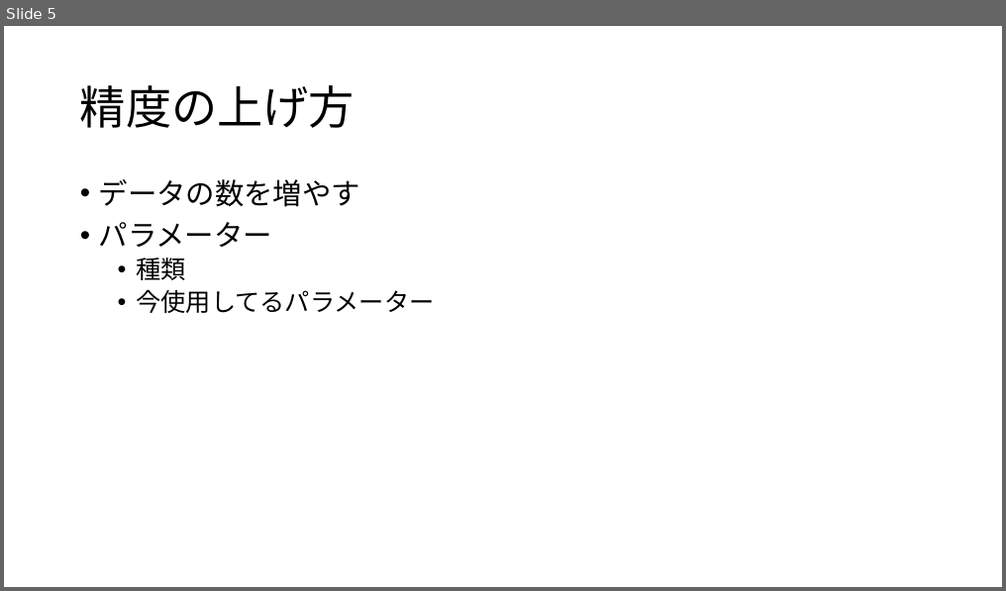
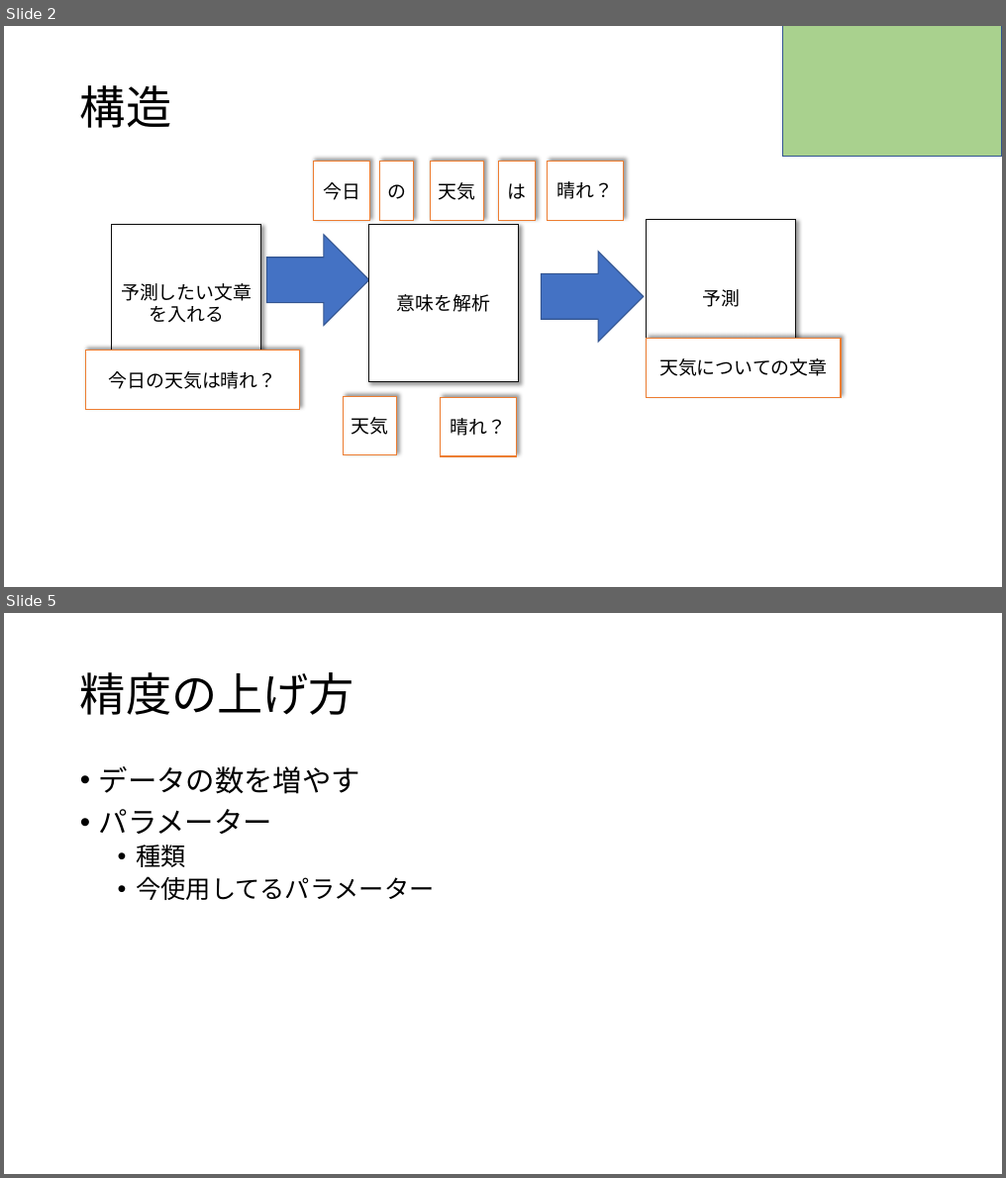
Before and after one commit to RikiishiSuzunosuke/AIspeaker_yosie, a slide deck: presentation/fasttext.pptx. Shown one above the other, each under a label of ours: slide 5 before the commit, slides 2 and 5 after it; the slides between them are not shown. The pictures are 1006x591 and 1006x1178 pixels, drawn with LibreOffice and Linux fonts; fonts in the diff are those of the drawing. Boxes give left, top, right and bottom in pixels: in the first picture for what was removed or moved away, otherwise in the second. Text is boxed around its words. In the diff, an @@ line names an element or a change of style, - is before the commit and + after.

```diff
--- a/presentation/fasttext.pptx
+++ b/presentation/fasttext.pptx
@@ slide 2 added at (4,26,1002,587), background #FFFFFF @@
@@ rectangle added at (782,26,1002,157), fill #A9D18E, outline #325491 1 pt @@
@@ title added at (80,85,171,128), 44 pt, text #000000 @@
+構造
@@ rectangle added at (313,162,370,221), fill #FFFFFF, outline #ED7D31 1 pt, 18 pt, text #000000 @@
+今日
@@ rectangle added at (380,162,414,221), fill #FFFFFF, outline #ED7D31 1 pt, 18 pt, text #000000 @@
+の
@@ rectangle added at (430,162,483,221), fill #FFFFFF, outline #ED7D31 1 pt, 18 pt, text #000000 @@
+天気
@@ rectangle added at (498,162,536,221), fill #FFFFFF, outline #ED7D31 1 pt, 18 pt, text #000000 @@
+は
@@ rectangle added at (548,161,623,220), fill #FFFFFF, outline #ED7D31 1 pt, 18 pt, text #000000 @@
+晴れ？
@@ rectangle added at (112,224,261,382), fill #FFFFFF, outline #0D0D0D 1 pt, 18 pt, text #000000 @@
+予測したい文章を入れる
@@ rectangle added at (368,224,519,382), fill #FFFFFF, outline #0D0D0D 1 pt, 18 pt, text #000000 @@
+意味を解析
@@ rectangle added at (647,219,796,377), fill #FFFFFF, outline #0D0D0D 1 pt, 18 pt, text #000000 @@
+予測
@@ right arrow added at (266,235,369,325), fill #4472C4, outline #325491 1 pt @@
@@ right arrow added at (541,252,644,342), fill #4472C4, outline #325491 1 pt @@
@@ rectangle added at (85,350,300,409), fill #FFFFFF, outline #ED7D31 1 pt, 18 pt, text #000000 @@
+今日の天気は晴れ？
@@ rectangle added at (647,338,841,397), fill #FFFFFF, outline #ED7D31 1 pt, 18 pt, text #000000 @@
+天気についての文章
@@ rectangle added at (344,396,397,456), fill #FFFFFF, outline #ED7D31 1 pt, 18 pt, text #000000 @@
+天気
@@ rectangle added at (441,397,516,457), fill #FFFFFF, outline #ED7D31 1 pt, 18 pt, text #000000 @@
+晴れ？
```
Also in this commit, not shown: 3 slides changed, 1 other slide added, 1 slide removed, 2 other files.
